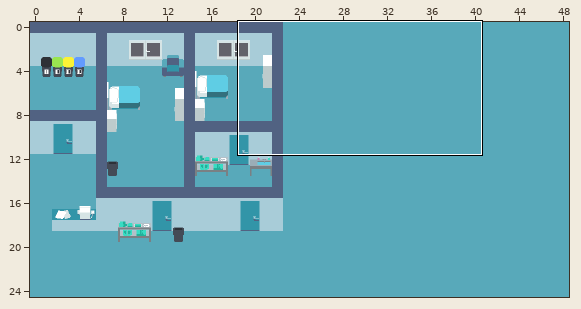
Two versions of a level (Tiled map, resources/level/hospital.tmx). Above, an overview of the earlier version with the close-up marked.
Close-up. Before the edit:
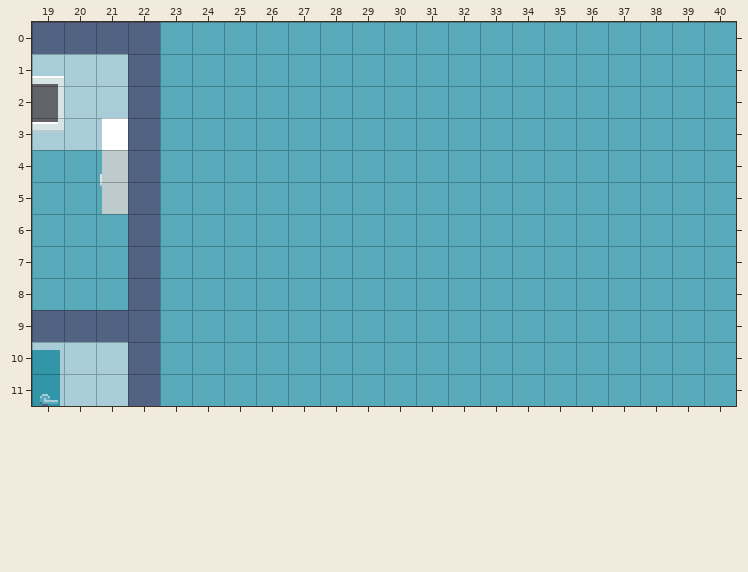
Cells are 16x16 px. Shown: x 19..40, y 0..11. The commit also changed other parts of the map, which this record leaves out.
After:
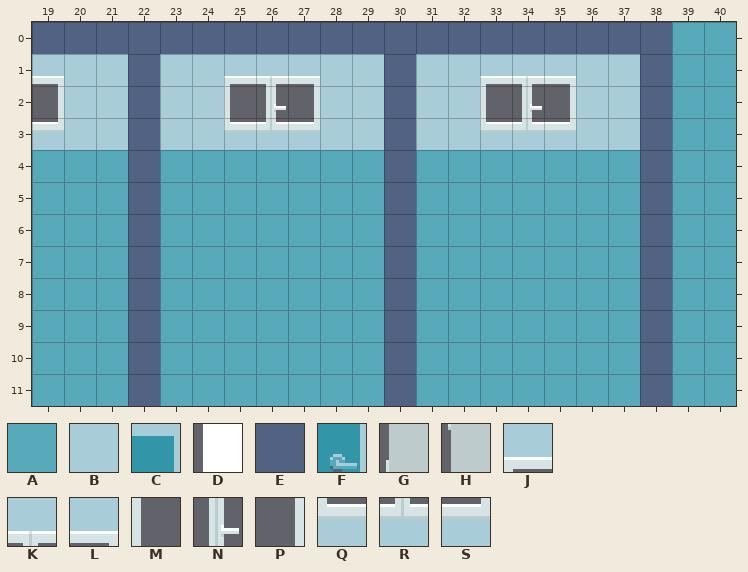
Key: from "sprites": A 0, B 1, C 3, D 9, E 11, F 13, G 19, H 29, J 34, K 35, L 36, M 44, N 45, P 46, Q 54, R 55, S 56.
_ is an empty cell.
Changes in this commit:
Layer "Walls":
There is now tile A in rows 10 to 11 at x 19.
The edit turns tile B into tile A in rows 10 to 11 at x 20 to 21.
The edit turns tile E into tile A in row 9 at x 19 to 21.
The edit turns tile A into tile B in rows 1 to 3 at x 23 to 24, 28 to 29, 31 to 32 and 36 to 37.
The edit turns tile A into tile E in row 0 at x 23 to 38; in rows 1 to 11 at x 30 and 38.
The edit turns tile A into tile J in row 1 at x 25 and 33.
The edit turns tile A into tile K in row 1 at x 26 and 34.
The edit turns tile A into tile L in row 1 at x 27 and 35.
The edit turns tile A into tile M in row 2 at x 25 and 33.
The edit turns tile A into tile N in row 2 at x 26 and 34.
The edit turns tile A into tile P in row 2 at x 27 and 35.
The edit turns tile A into tile Q in row 3 at x 25 and 33.
The edit turns tile A into tile R in row 3 at x 26 and 34.
The edit turns tile A into tile S in row 3 at x 27 and 35.
Layer "Items":
Tile C is gone in row 10 at x 19.
Tile D is gone in row 3 at x 21.
Tile F is gone in row 11 at x 19.
Tile G is gone in row 4 at x 21.
Tile H is gone in row 5 at x 21.
Boxes around the changes in both close-ups, in picture pixels (x1, y1, x2, y2):
changed: (160, 22, 672, 406)
removed: (100, 118, 128, 214)
changed: (32, 310, 128, 406)
